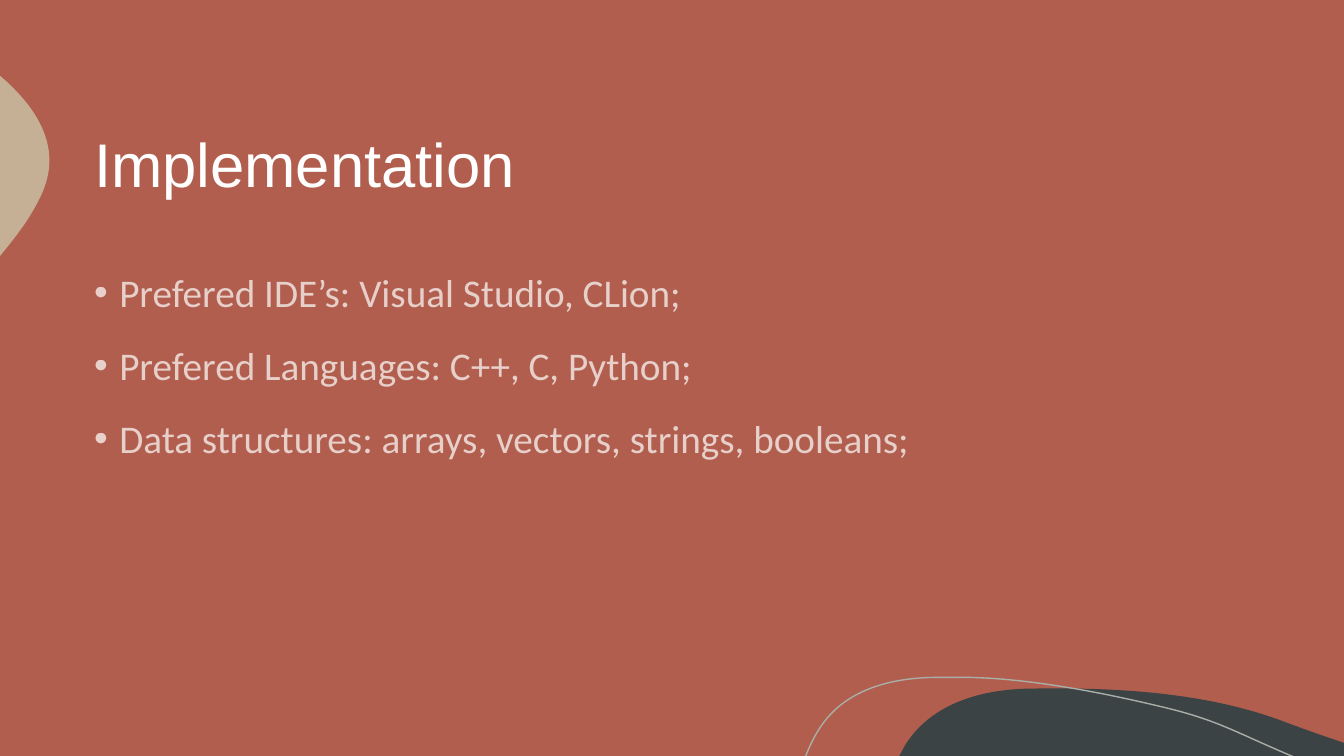
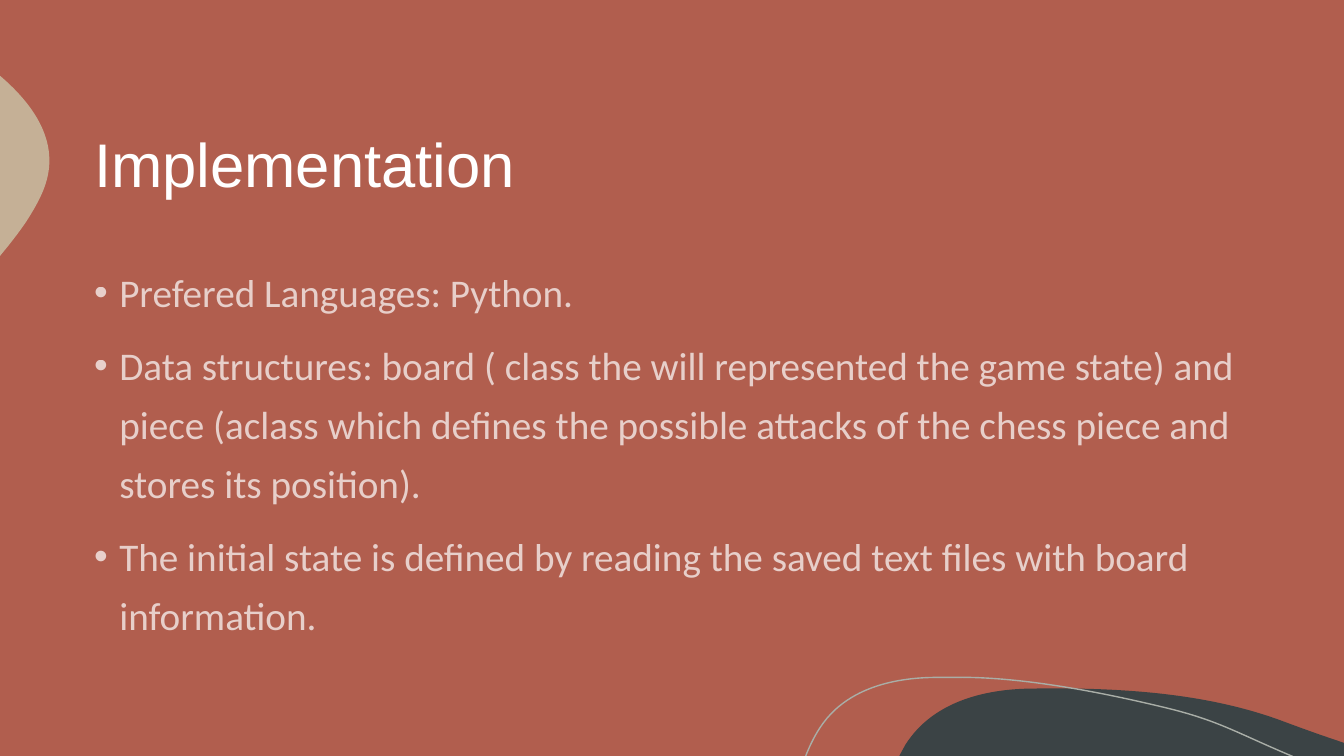
Before and after one commit to itsdomsantos/IART-2022, a slide deck: slide 6 of Chess Snake Puzzles – 2022 IA Project.pptx (slide 5 before the commit). Drawn at 1344x756 pixels with LibreOffice and Linux fonts; fonts in the diff are those of the drawing. Boxes give left, top, right and bottom in pixels: in the first picture for what was removed or moved away, otherwise in the second. Text is boxed around its words. In the diff, an @@ line names an element or a change of style, - is before the commit and + after.

```diff
--- a/Chess Snake Puzzles – 2022 IA Project.pptx
+++ b/Chess Snake Puzzles – 2022 IA Project.pptx
@@ text at (x1=119, y1=280, x2=1234, y2=630): text changed @@
-• Prefered IDE’s: Visual Studio, CLion;
-• Prefered Languages: C++, C, Python;
-• Data structures: arrays, vectors, strings, booleans;
+• Prefered Languages: Python.
+• Data structures: board ( class the will represented the game state) and piece (aclass which defines the possible attacks of the chess piece and stores its position).
+• The initial state is defined by reading the saved text files with board information.
```
Also in this commit, not shown: 3 other slides changed, 1 slide added.
